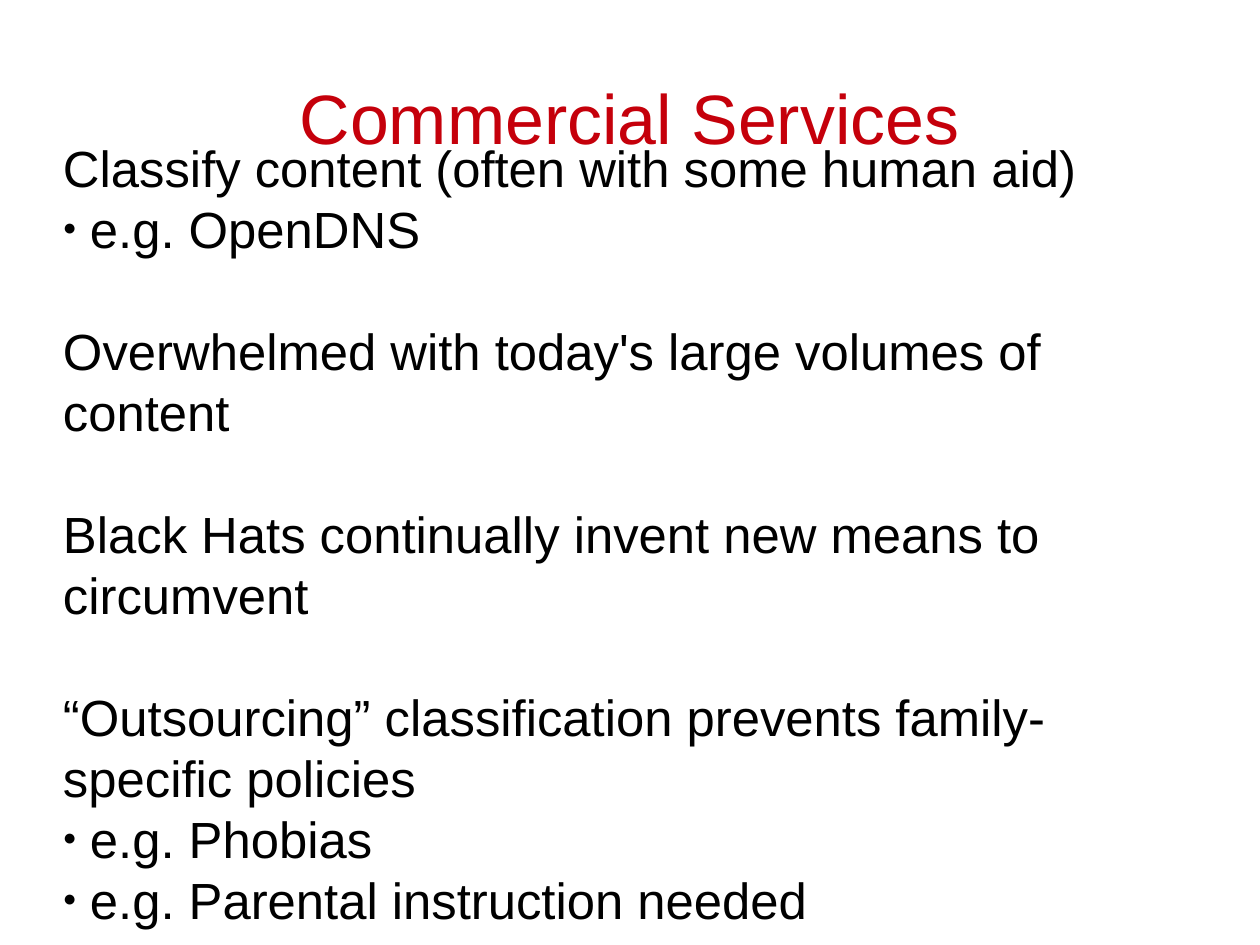
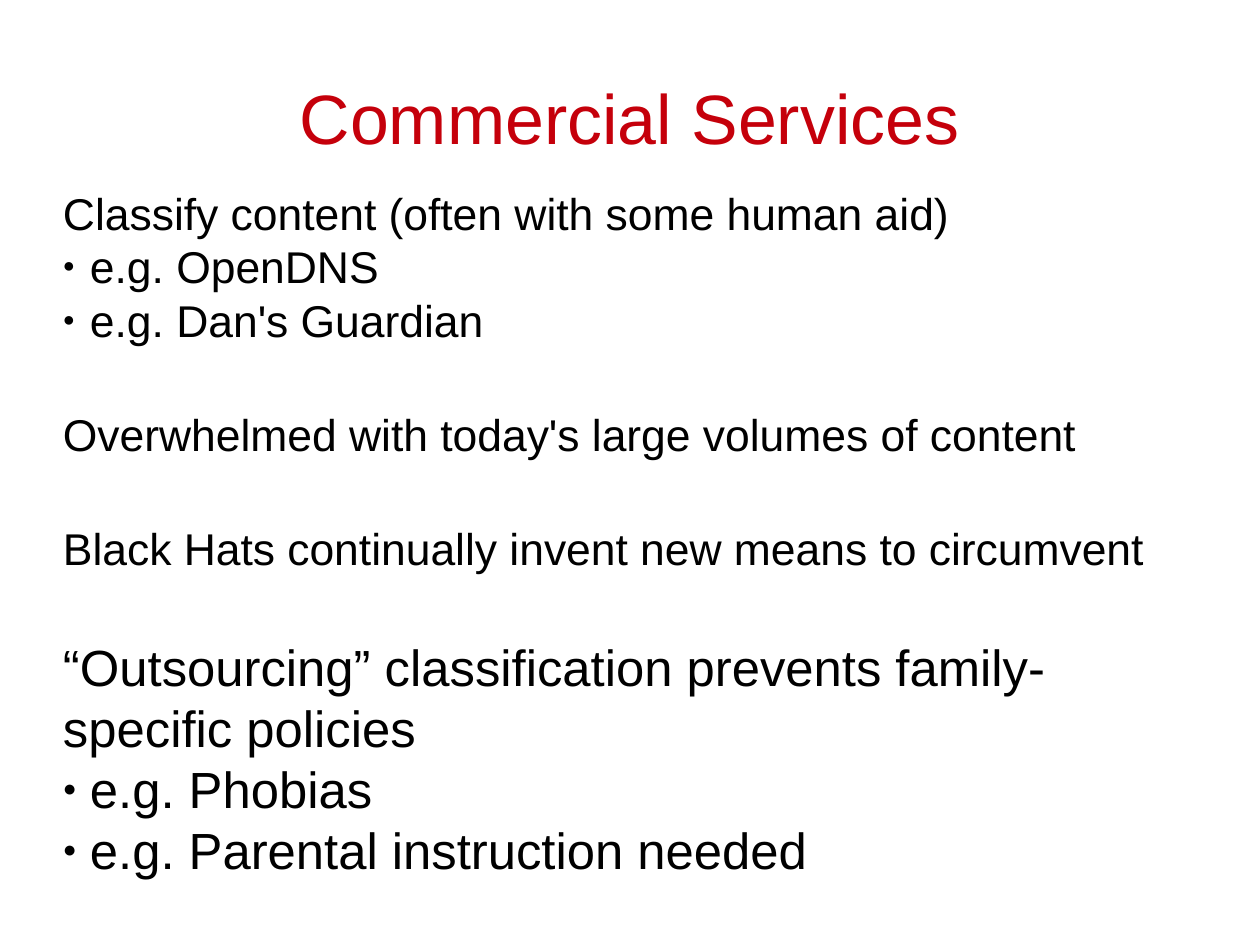
Before and after one commit to cschreiner/kindsicher, a slide deck: slide 14 of proj/presentation_dec09/combined.odp (slide 6 before the commit). Drawn at 1260x945 pixels with LibreOffice and Linux fonts; fonts in the diff are those of the drawing. Boxes give left, top, right and bottom in pixels: in the first picture for what was removed or moved away, otherwise in the second. Text is boxed around its words. In the diff, an @@ line names an element or a change of style, - is before the commit and + after.

```diff
--- a/proj/presentation_dec09/combined.odp
+++ b/proj/presentation_dec09/combined.odp
@@ subtitle at <box>63,197,1144,575</box>: size 32 to 28 pt in "Classify content (often with some human aid)", "e.g. OpenDNS", "Overwhelmed with today's large volumes of content", "Black Hats continually invent new means to ..." @@
@@ subtitle "Classify content (often with some ...": place and size @@
-subtitle "Classify content (often with some ..." at <box>63,150,1076,920</box>
+subtitle "Classify content (often with some ..." at <box>63,197,1144,880</box>
@@ subtitle at <box>90,304,484,346</box>: paragraph added @@
+● e.g. Dan's Guardian
```
Also in this commit, not shown: 10 other slides changed, 31 slides added.
